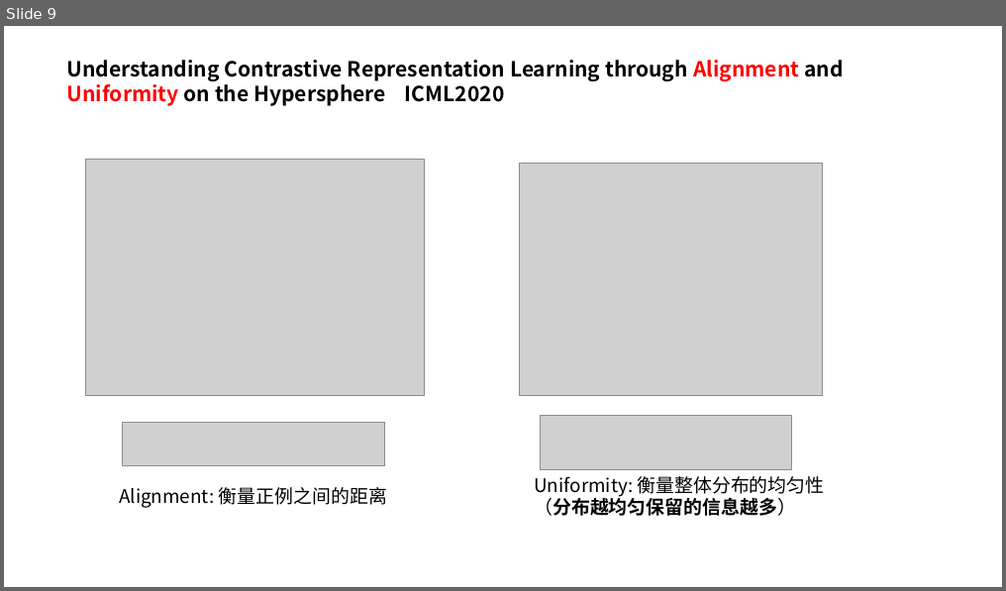
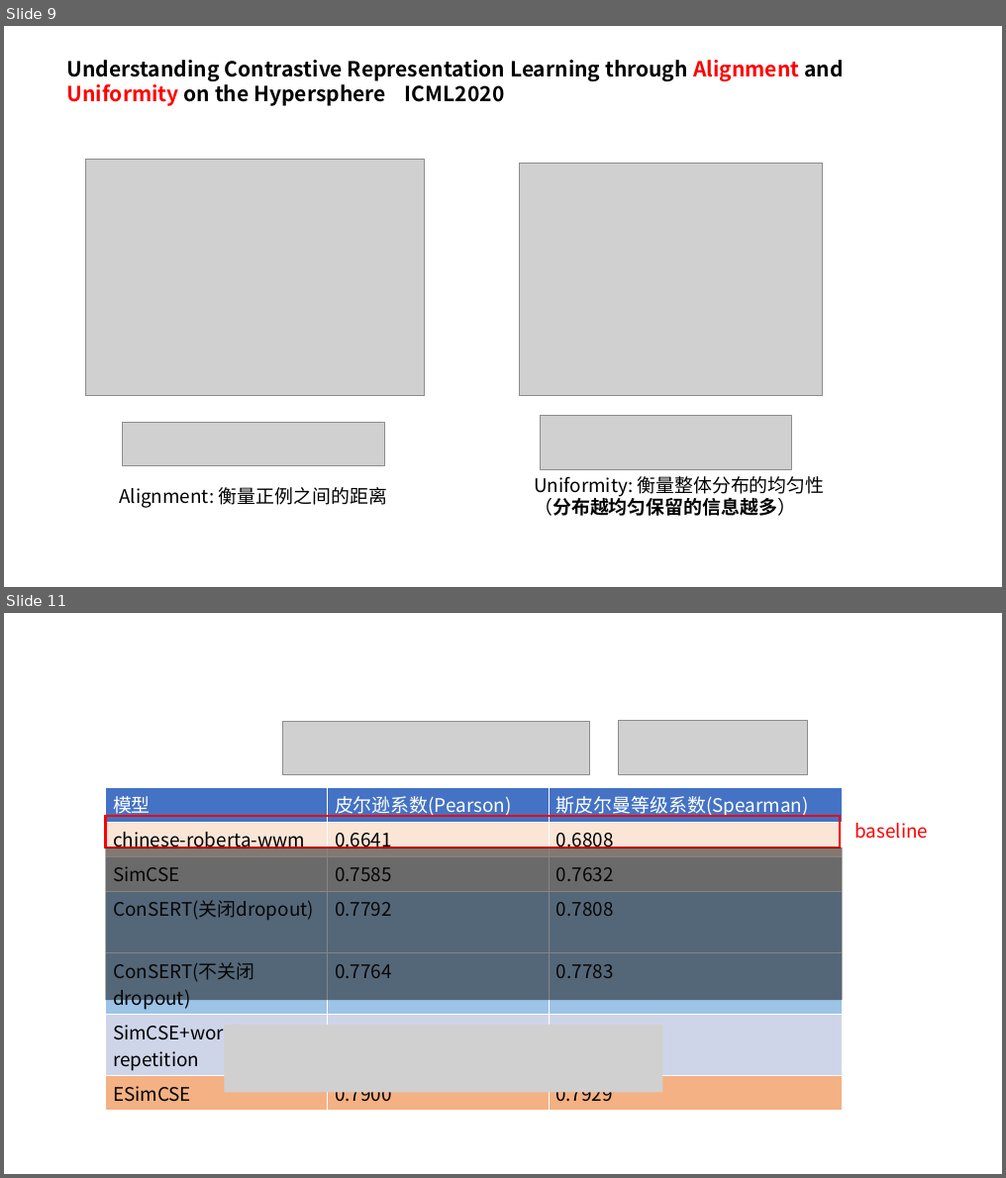
Before and after one commit to xianghuisun/ContrativeLearningInNLP, a slide deck: backup.pptx. Shown one above the other, each under a label of ours: slide 9 before the commit, slides 9 and 11 after it; the slides between them are not shown. The pictures are 1006x591 and 1006x1178 pixels, drawn with LibreOffice and Linux fonts; fonts in the diff are those of the drawing; grey boxes stand for pictures; background and template pictures are left out. Boxes give left, top, right and bottom in pixels: in the first picture for what was removed or moved away, otherwise in the second. Text is boxed around its words. In the diff, an @@ line names an element or a change of style, - is before the commit and + after.

Commit message:
final ppt

```diff
--- a/backup.pptx
+++ b/backup.pptx
@@ slide 11 added at [4,613,1002,1174], background picture (left out) @@
@@ picture added at [282,722,590,774] @@
@@ picture added at [619,721,807,774] @@
@@ table added at [106,787,843,1106], 7 rows, 3 columns @@
+模型 | 皮尔逊系数(Pearson) | 斯皮尔曼等级系数(Spearman)
+chinese-roberta-wwm | 0.6641 | 0.6808
+SimCSE | 0.7585 | 0.7632
+ConSERT(关闭dropout) | 0.7792 | 0.7808
+ConSERT(不关闭dropout) | 0.7764 | 0.7783
+SimCSE+word repetition | 0.7754 | 0.7784
+ESimCSE | 0.7900 | 0.7929
@@ rectangle added at [106,816,841,848], outline #FF0000 2.25 pt @@
@@ rectangle added at [106,848,843,1000], fill #0D0D0D at 50% opacity @@
@@ text added at [855,823,929,839], 18 pt, text #FF0000 @@
+baseline
@@ picture added at [224,1025,662,1093] @@
```
Also in this commit, not shown: 3 other slides added, 2 other files.
